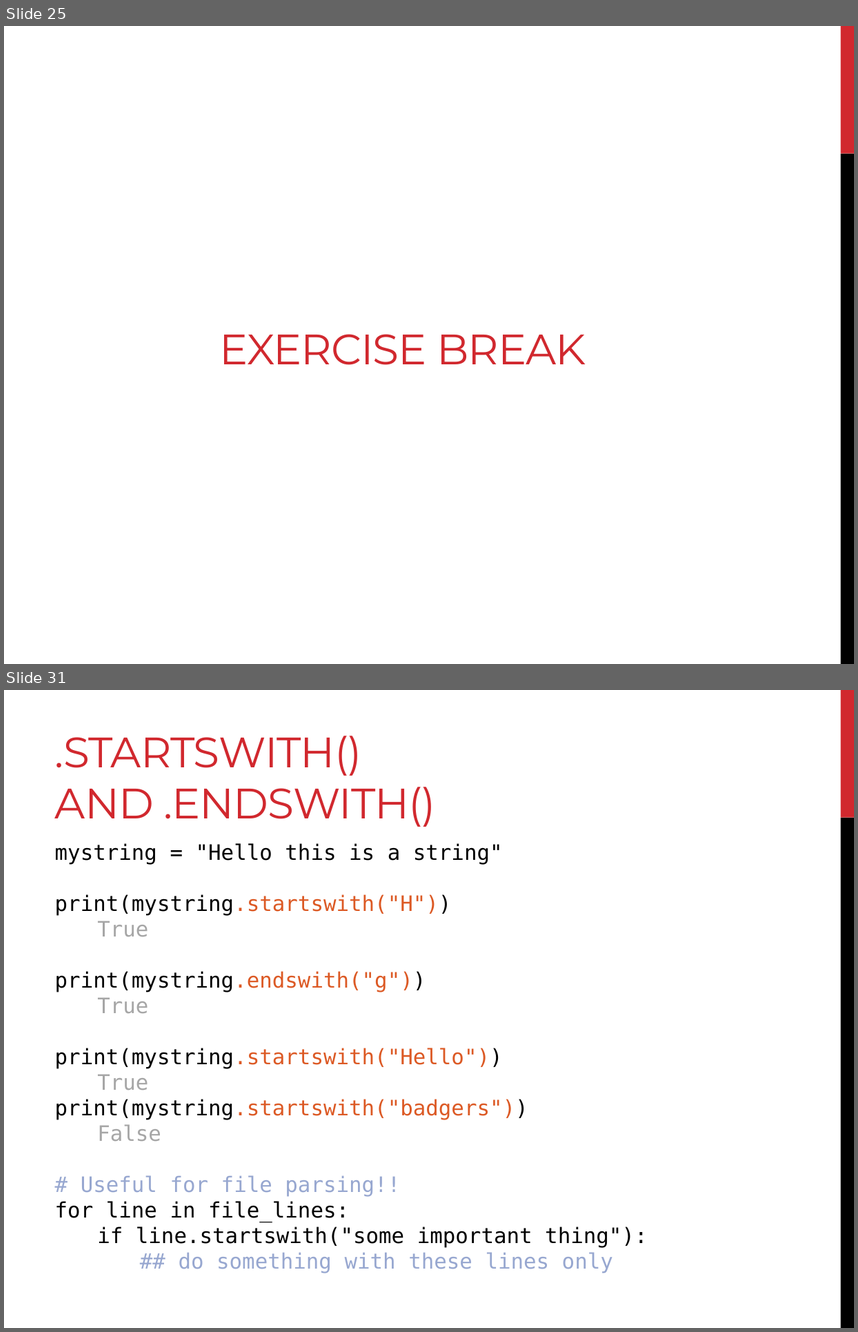
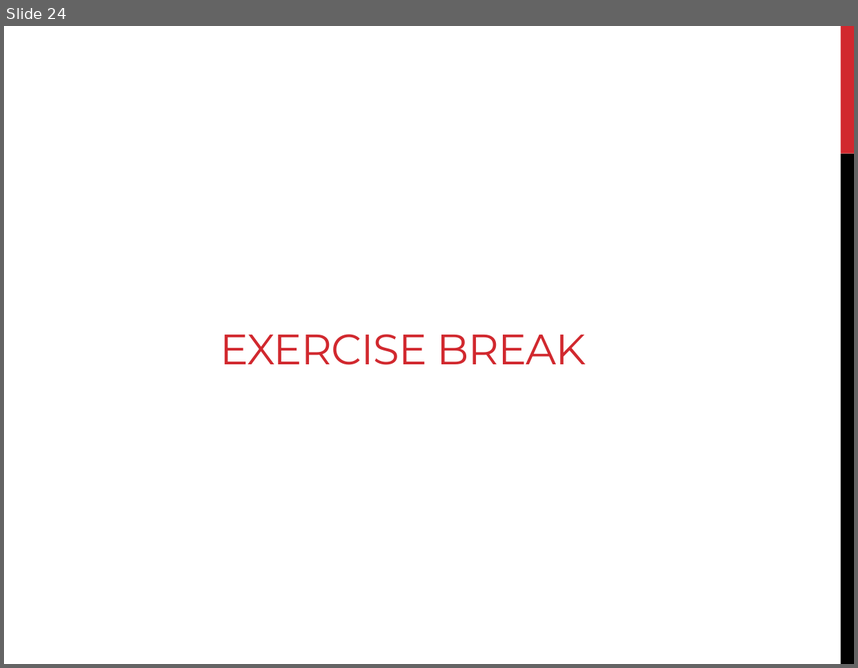
Before and after one commit to sjspielman/bdib2018_python, a slide deck: files/slides/slides_day3.pptx. Shown one above the other, each under a label of ours: slides 25 and 31 before the commit, slide 24 after it; the slides between them are not shown. The pictures are 858x1332 and 858x668 pixels, drawn with LibreOffice and Linux fonts; fonts in the diff are those of the drawing. Boxes give left, top, right and bottom in pixels: in the first picture for what was removed or moved away, otherwise in the second. Text is boxed around its words. In the diff, an @@ line names an element or a change of style, - is before the commit and + after.

```diff
--- a/files/slides/slides_day3.pptx
+++ b/files/slides/slides_day3.pptx
@@ slide 31 removed at [4, 690, 854, 1328], background #FFFFFF; not listed: 2 template elements that a slide beside it also shows @@
@@ title removed at [55, 736, 436, 827] @@
-.STARTSWITH() AND .ENDSWITH()
@@ text removed at [55, 843, 647, 1273] @@
-mystring = "Hello this is a string"
-print(mystring.startswith("H"))
-True
-print(mystring.endswith("g"))
-True
-print(mystring.startswith("Hello"))
-True
-print(mystring.startswith("badgers"))
-False
-# Useful for file parsing!!
-for line in file_lines:
-if line.startswith("some important thing"):
-## do something with these lines only
@@ what was slide 25 is now slide 24 @@
```
Also in this commit, not shown: 2 slides changed, 6 other slides removed, 3 other files.
